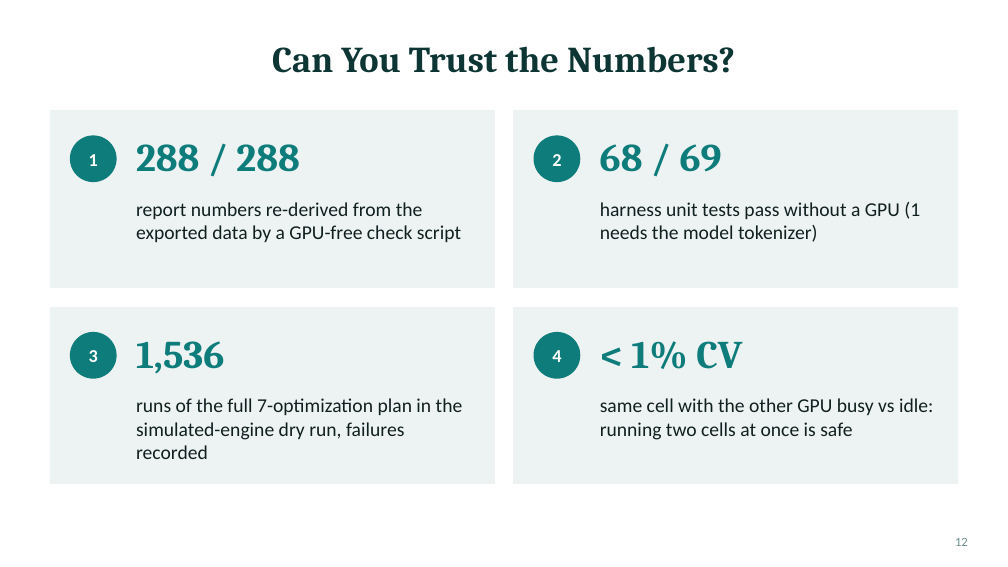
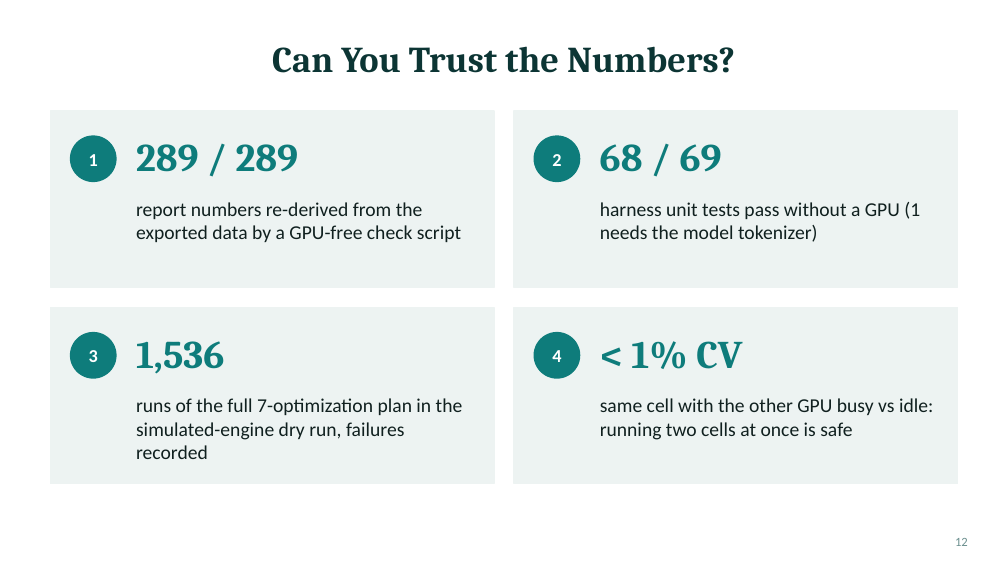
Before and after one commit to Panshul-Jindal/SpeedingUpLLMInference, a slide deck: slide 12 of docs/presentation/LLM_Serving_Final_Presentation.pptx. Drawn at 1008x567 pixels with LibreOffice and Linux fonts; fonts in the diff are those of the drawing. Boxes give left, top, right and bottom in pixels: in the first picture for what was removed or moved away, otherwise in the second. Text is boxed around its words. In the diff, an @@ line names an element or a change of style, - is before the commit and + after.

```diff
--- a/docs/presentation/LLM_Serving_Final_Presentation.pptx
+++ b/docs/presentation/LLM_Serving_Final_Presentation.pptx
@@ text at box(136, 144, 299, 172): text changed @@
-288 / 288
+289 / 289
```
Also in this commit, not shown: 7 other slides changed, 6 other files.
